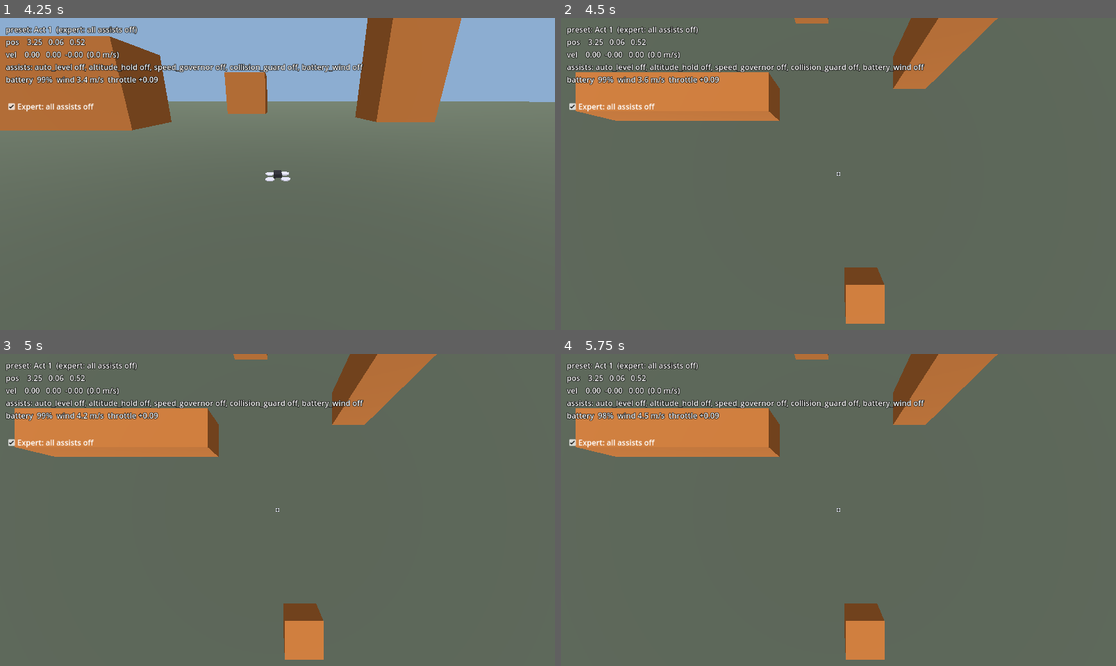
Above: before the commit, frames 1-4 (two rows, left to right).
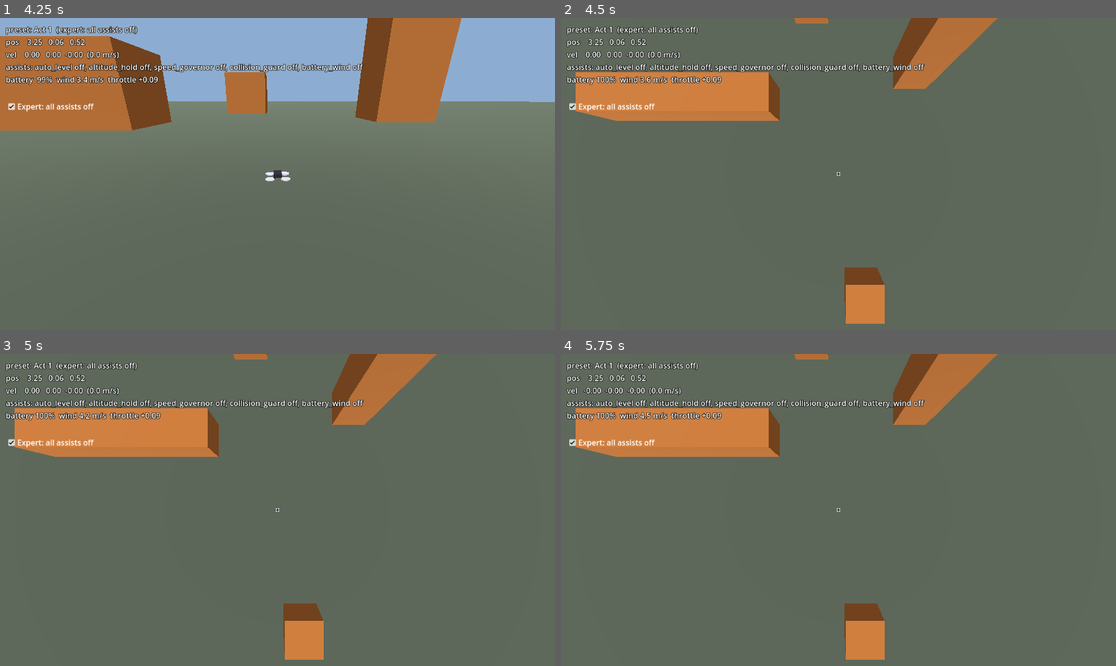
Above: after the commit, the same moments.

Repository: avdrav1/drone-sports
Game: Godot game, scene res://scenes/debug_flight.tscn
Two runs of this game, one before a commit and one after it. Both use one fixed random seed, a clock stepped at 60 frames per second and the inputs below.
Inputs (mouse positions are in pixels of both pictures, inside the frame that each line leads up to):
- Up to frame 1 (4.25 s): click "Expert: all assists off" at 0.5 s; tap Enter at 1.25 s; move the mouse to (399, 158) at 1.27 s; hold Right (roll_right) 1.28-2 s; hold C (cycle_camera) 1.28-2 s; click (399, 158) at 1.42 s; drag from (166, 189) to (249, 236) at 2.02 s; move the mouse to (333, 105) at 2.77 s; hold Right (roll_right) 2.78-3.5 s; hold C (cycle_camera) 2.78-3.5 s; drag from (249, 236) to (111, 127) at 3.52 s
- Up to frame 2 (4.5 s): tap R (reset_drone, bound only after the commit) at 4.25 s; move the mouse to (1005, 220) at 4.27 s; hold Left (roll_left) from 4.28 s (still down); hold C (cycle_camera) from 4.28 s (still down)
- Up to frame 3 (5 s): keep holding Left (roll_left); keep holding C (cycle_camera); tap R (reset_drone, bound only after the commit) at 4.9 s
- Up to frame 4 (5.75 s): release Left (roll_left) at 5 s; release C (cycle_camera) at 5 s; drag from (672, 463) to (755, 432) at 5.02 s

Frame 1 is identical in both runs. In frame 2, 0.4% of the frame differs, in the area x 6-30%, y 10-21%; in frame 3, 0.4%; in frame 4, 0.6%, in the area x 4-30%, y 10-21%.

Commit message:
Story 1.11: Reset in the debug scene
Co-Authored-By: Claude Opus 5.5 <noreply@anthropic.com>

Diff:
--- a/project.godot
+++ b/project.godot
@@ -82,3 +82,9 @@
 , Object(InputEventJoypadButton,"resource_local_to_scene":false,"resource_name":"","device":-1,"button_index":3,"pressure":0.0,"pressed":false,"script":null)
 ]
 }
+reset_drone={
+"deadzone": 0.5,
+"events": [Object(InputEventKey,"resource_local_to_scene":false,"resource_name":"","device":-1,"window_id":0,"alt_pressed":false,"shift_pressed":false,"ctrl_pressed":false,"meta_pressed":false,"pressed":false,"keycode":0,"physical_keycode":82,"key_label":0,"unicode":114,"location":0,"echo":false,"script":null)
+, Object(InputEventJoypadButton,"resource_local_to_scene":false,"resource_name":"","device":-1,"button_index":6,"pressure":0.0,"pressed":false,"script":null)
+]
+}
--- a/scripts/debug_flight.gd
+++ b/scripts/debug_flight.gd
@@ -1,10 +1,12 @@
 extends Node3D
 # Debug flight sandbox. Every story is played by hand here.
-# F1 toggles the readout, F2 cycles the act presets, C cycles camera views.
+# F1 toggles the readout, F2 cycles the act presets, C cycles camera views,
+# R (or Start) puts the drone back where it started.
 
 @export var presets: Array[AssistStack] = []
 
 var preset_index := 0
+var _spawn: Transform3D
 
 @onready var readout: Label = $HUD/Readout
 @onready var drone: Drone = $Drone
@@ -13,6 +15,7 @@
 
 func _ready() -> void:
 	camera_rig.camera.make_current()
+	_spawn = drone.global_transform
 	expert_toggle.button_pressed = GameSettings.expert_all_assists_off
 	expert_toggle.toggled.connect(_on_expert_toggled)
 	apply_preset()
@@ -22,6 +25,11 @@
 		readout.visible = not readout.visible
 	elif event.is_action_pressed("cycle_preset"):
 		cycle_preset()
+	elif event.is_action_pressed("reset_drone"):
+		reset_drone()
+
+func reset_drone() -> void:
+	drone.reset(_spawn)
 
 func cycle_preset() -> void:
 	preset_index = (preset_index + 1) % presets.size()
--- a/scripts/drone/assist.gd
+++ b/scripts/drone/assist.gd
@@ -10,3 +10,7 @@
 ## Override. Called every physics frame while enabled, in pipeline order.
 func apply(_intent: Intent, _drone: Drone, _delta: float) -> void:
 	pass
+
+## Override to forget held state when the drone resets.
+func reset() -> void:
+	pass
--- a/scripts/drone/assist_pipeline.gd
+++ b/scripts/drone/assist_pipeline.gd
@@ -13,6 +13,10 @@
 	for a in assists():
 		if a.enabled:
 			a.apply(intent, drone, delta)
+
+func reset() -> void:
+	for a in assists():
+		a.reset()
 
 ## True if an assist with this id is present and on.
 func is_enabled(id: StringName) -> bool:
--- a/scripts/drone/assists/altitude_hold.gd
+++ b/scripts/drone/assists/altitude_hold.gd
@@ -21,6 +21,9 @@
 func _init() -> void:
 	assist_id = &"altitude_hold"
 
+func reset() -> void:
+	_holding = false
+
 func apply(intent: Intent, drone: Drone, _delta: float) -> void:
 	var frame := Engine.get_physics_frames()
 	if frame - _last_frame > 1:
--- a/scripts/drone/drone.gd
+++ b/scripts/drone/drone.gd
@@ -64,6 +64,20 @@
 func hover_thrust() -> float:
 	return mass * gravity() / MOTOR_COUNT
 
+## Puts the drone back at `xform`, at rest, with a full battery. Assists and the
+## intent source forget anything they were holding.
+func reset(xform: Transform3D) -> void:
+	global_transform = xform
+	linear_velocity = Vector3.ZERO
+	angular_velocity = Vector3.ZERO
+	motor_thrusts = PackedFloat32Array([0.0, 0.0, 0.0, 0.0])
+	battery = 1.0
+	_empty_for = 0.0
+	if assists:
+		assists.reset()
+	if intent_source:
+		intent_source.reset()
+
 func assist_summary() -> String:
 	return assists.summary() if assists else "(none)"
 
--- a/scripts/drone/intent_source.gd
+++ b/scripts/drone/intent_source.gd
@@ -5,3 +5,7 @@
 
 func read_intent() -> Intent:
 	return Intent.new()
+
+## Override to forget held state (ramps, latched throttle) when the drone resets.
+func reset() -> void:
+	pass
--- a/scripts/drone/pilot_input.gd
+++ b/scripts/drone/pilot_input.gd
@@ -57,6 +57,11 @@
 		i.throttle = throttle_level if _throttle_from_keys else 0.0
 	return i
 
+func reset() -> void:
+	for axis in _ramped:
+		_ramped[axis] = 0.0
+	_latched = false # re-latches at hover on the next frame
+
 func curve(x: float) -> float:
 	return x * (1.0 - expo) + x * x * x * expo
 
--- /dev/null
+++ b/tests/test_reset.gd
@@ -0,0 +1,26 @@
+extends RefCounted
+# Story 1.11: reset in the debug scene.
+
+const Sim = preload("res://tests/sim.gd")
+
+func test_r_resets_drone() -> bool:
+	var scene: Node = Sim.add(load("res://scenes/debug_flight.tscn").instantiate())
+	await Sim.physics_frames(2)
+	var d: Drone = scene.get_node("Drone")
+	var spawn := d.global_transform
+	d.global_position += Vector3(5, 8, -3)
+	d.rotate_x(0.7)
+	d.linear_velocity = Vector3(4, -2, 1)
+	d.angular_velocity = Vector3(1, 2, 3)
+	d.battery = 0.2
+	await Sim.physics_frames(30)
+	var ev := InputEventKey.new()
+	ev.physical_keycode = KEY_R
+	ev.pressed = true
+	scene.get_viewport().push_input(ev)
+	var reset_ok := d.global_transform.is_equal_approx(spawn) and d.linear_velocity == Vector3.ZERO \
+		and d.angular_velocity == Vector3.ZERO and d.battery == 1.0
+	await Sim.physics_frames(120)
+	var drift := d.global_position.distance_to(spawn.origin)
+	scene.free()
+	return reset_ok and drift < 0.05
Not shown, added: tests/test_reset.gd.uid
Not shown, changed: docs/BACKLOG.md
